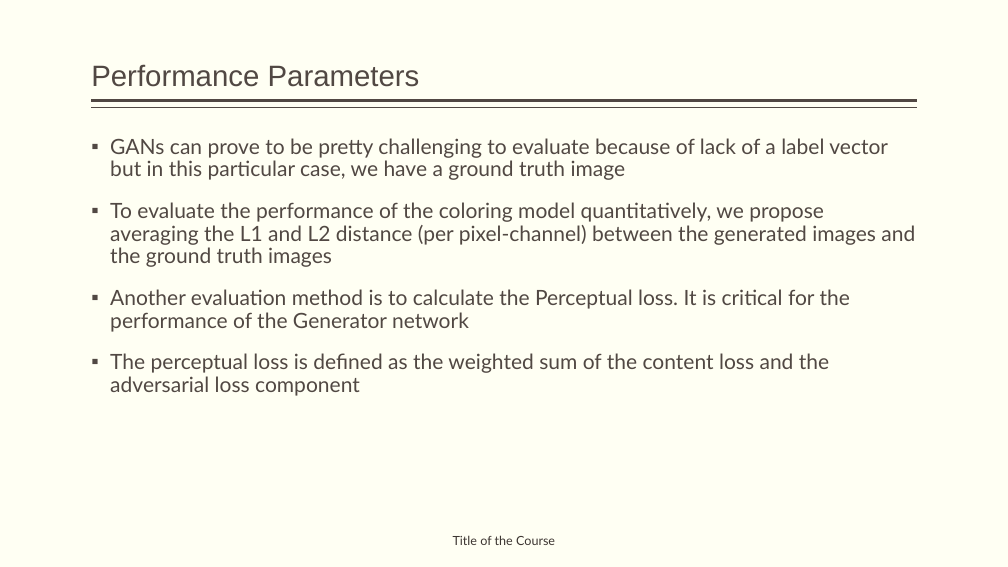
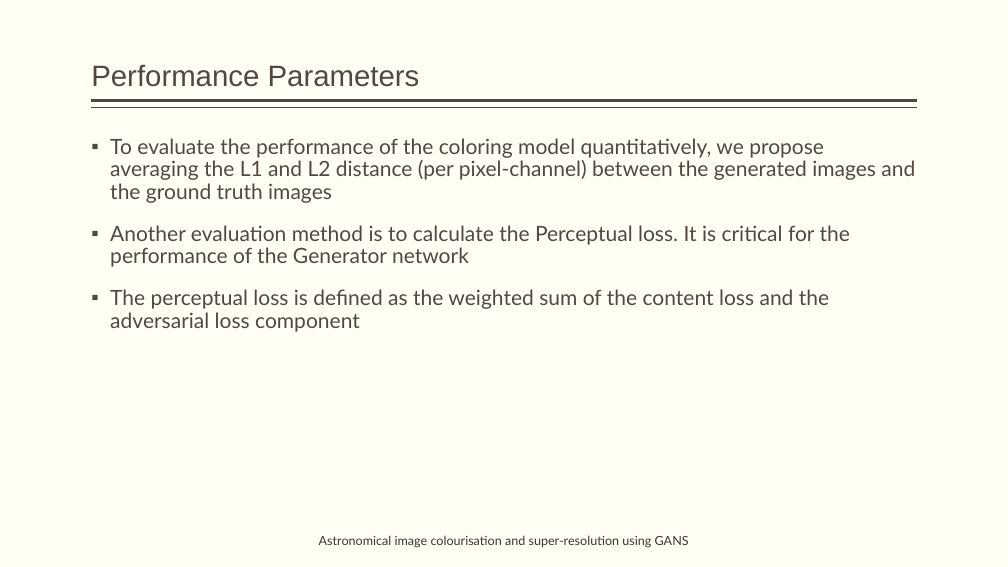
Before and after one commit to obi-wan-shinobi/Literature-Review, a slide deck: slide 27 of Presentation/Stage_1/stage_1_presentation.pptx (slide 30 before the commit). Drawn at 1008x567 pixels with LibreOffice and Linux fonts; fonts in the diff are those of the drawing. Boxes give left, top, right and bottom in pixels: in the first picture for what was removed or moved away, otherwise in the second. Text is boxed around its words. In the diff, an @@ line names an element or a change of style, - is before the commit and + after.

```diff
--- a/Presentation/Stage_1/stage_1_presentation.pptx
+++ b/Presentation/Stage_1/stage_1_presentation.pptx
@@ text at [110,138,888,180]: paragraph removed @@
-▪ GANs can prove to be pretty challenging to evaluate because of lack of a label vector but in this particular case, we have a ground truth image
@@ text at [319,535,689,548]: text changed @@
-Title of the Course
+Astronomical image colourisation and super-resolution using GANS
```
Also in this commit, not shown: 17 other slides changed, 1 slide added, 3 slides removed, 9 other files.
